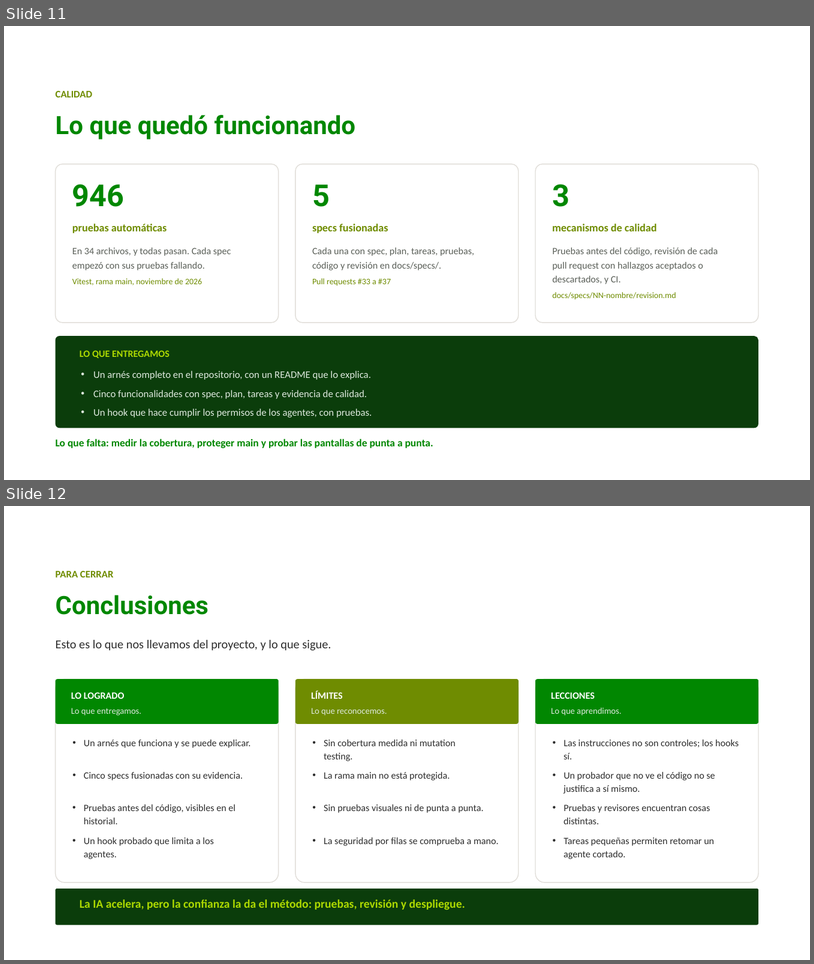
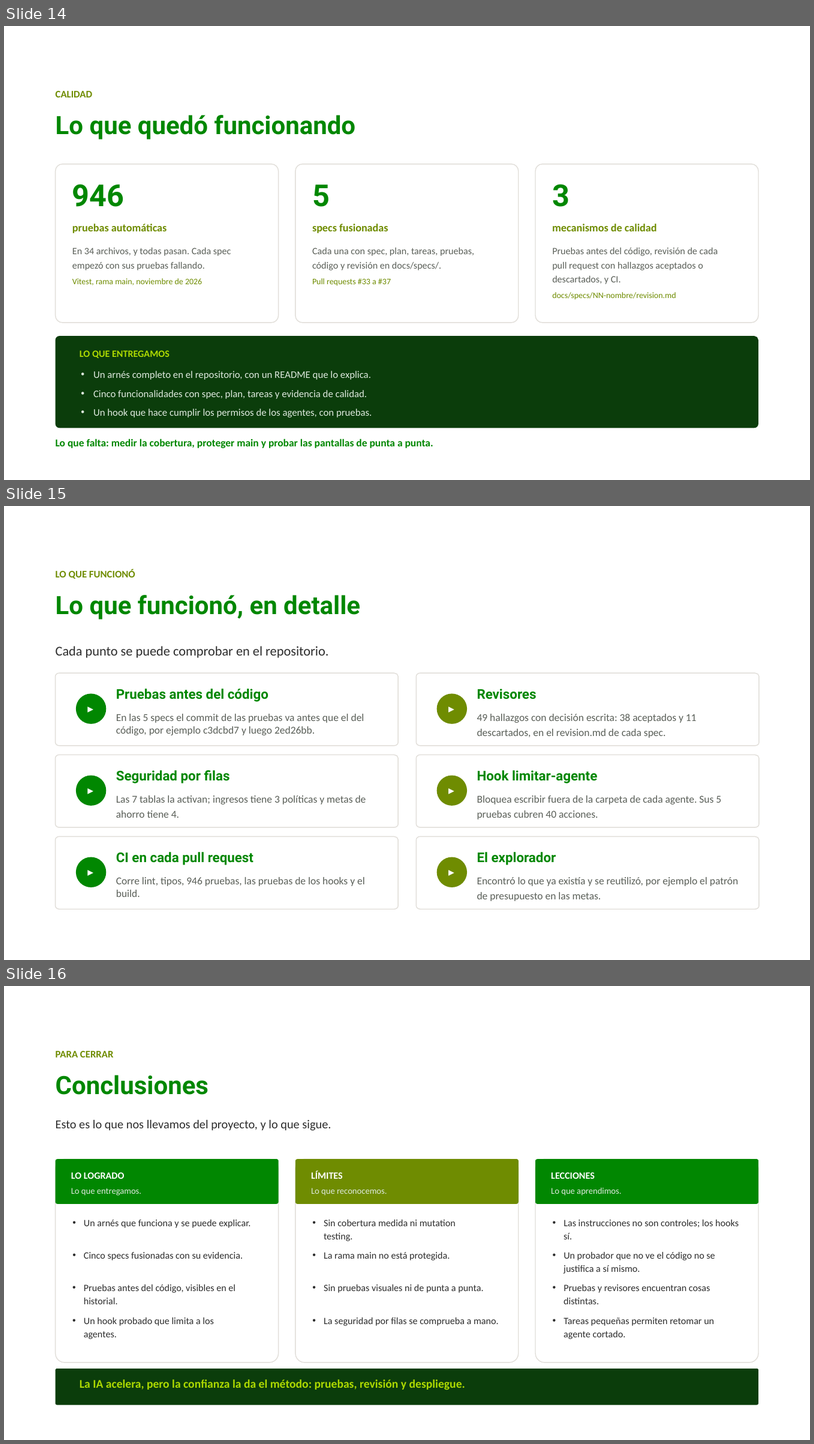
Before and after one commit to juandadevp/cuentasclaras, a slide deck: docs/Exposicion_Cuentas_Claras.pptx. Shown one above the other, each under a label of ours: slides 11 and 12 before the commit, slides 14, 15 and 16 after it. The pictures are 814x964 and 814x1444 pixels, drawn with LibreOffice and Linux fonts; fonts in the diff are those of the drawing; background and template pictures are left out. Boxes give left, top, right and bottom in pixels: in the first picture for what was removed or moved away, otherwise in the second. Text is boxed around its words. In the diff, an @@ line names an element or a change of style, - is before the commit and + after.

```diff
--- a/docs/Exposicion_Cuentas_Claras.pptx
+++ b/docs/Exposicion_Cuentas_Claras.pptx
@@ slide 15 added at [4,506,810,960], background picture (left out) @@
@@ text added at [56,570,135,579], 12 pt, text #6F8C01, bold @@
+LO QUE FUNCIONÓ
@@ title added at [56,595,360,619], 30 pt, text #018701, bold @@
+Lo que funcionó, en detalle
@@ text added at [56,646,329,658], 16 pt, text #2C2C2C @@
+Cada punto se puede comprobar en el repositorio.
@@ freeform shape added at [56,673,398,745], outline #E1DED9 1 pt @@
@@ freeform shape added at [417,673,759,745], fill #FFFFFF @@
@@ freeform shape added at [417,673,759,745], outline #E1DED9 1 pt @@
@@ freeform shape added at [76,694,106,724], fill #018701 @@
@@ text added at [87,700,94,716], 14 pt, text #FFFFFF, bold @@
+▸
@@ text added at [116,688,365,735], 12.5 pt, text #5A5F58 @@
+Pruebas antes del código
+En las 5 specs el commit de las pruebas va antes que el del código, por ejemplo c3dcbd7 y luego 2ed26bb.
@@ freeform shape added at [437,694,467,724], fill #6F8C01 @@
@@ text added at [448,700,455,716], 14 pt, text #FFFFFF, bold @@
+▸
@@ text added at [477,688,697,738], 12.5 pt, text #5A5F58 @@
+Revisores
+49 hallazgos con decisión escrita: 38 aceptados y 11 descartados, en el revision.md de cada spec.
@@ freeform shape added at [56,754,398,827], fill #FFFFFF @@
@@ freeform shape added at [56,754,398,827], outline #E1DED9 1 pt @@
@@ freeform shape added at [417,754,759,827], fill #FFFFFF @@
@@ freeform shape added at [417,754,759,827], outline #E1DED9 1 pt @@
@@ freeform shape added at [76,775,106,805], fill #018701 @@
@@ text added at [116,770,366,817], 12.5 pt, text #5A5F58 @@
+Seguridad por filas
+Las 7 tablas la activan; ingresos tiene 3 políticas y metas de ahorro tiene 4.
@@ freeform shape added at [437,775,467,805], fill #6F8C01 @@
@@ text added at [477,770,722,819], 12.5 pt, text #5A5F58 @@
+Hook limitar-agente
+Bloquea escribir fuera de la carpeta de cada agente. Sus 5 pruebas cubren 40 acciones.
@@ text added at [87,782,94,798], 14 pt, text #FFFFFF, bold @@
+▸
@@ text added at [448,782,455,798], 14 pt, text #FFFFFF, bold @@
+▸
@@ freeform shape added at [56,837,398,909], fill #FFFFFF @@
@@ freeform shape added at [56,837,398,909], outline #E1DED9 1 pt @@
@@ freeform shape added at [417,837,759,909], fill #FFFFFF @@
@@ freeform shape added at [417,837,759,909], outline #E1DED9 1 pt @@
@@ freeform shape added at [76,857,106,887], fill #018701 @@
@@ text added at [87,864,94,879], 14 pt, text #FFFFFF, bold @@
+▸
@@ text added at [116,852,365,897], 12.5 pt, text #5A5F58 @@
+CI en cada pull request
+Corre lint, tipos, 946 pruebas, las pruebas de los hooks y el build.
@@ freeform shape added at [437,857,467,887], fill #6F8C01 @@
@@ text added at [448,864,455,879], 14 pt, text #FFFFFF, bold @@
+▸
@@ text added at [477,852,738,901], 12.5 pt, text #5A5F58 @@
+El explorador
+Encontró lo que ya existía y se reutilizó, por ejemplo el patrón de presupuesto en las metas.
@@ what was slide 11 is now slide 14 @@
@@ what was slide 12 is now slide 16 @@
```
Also in this commit, not shown: 9 slides changed, 5 other slides added, 2 slides removed.
